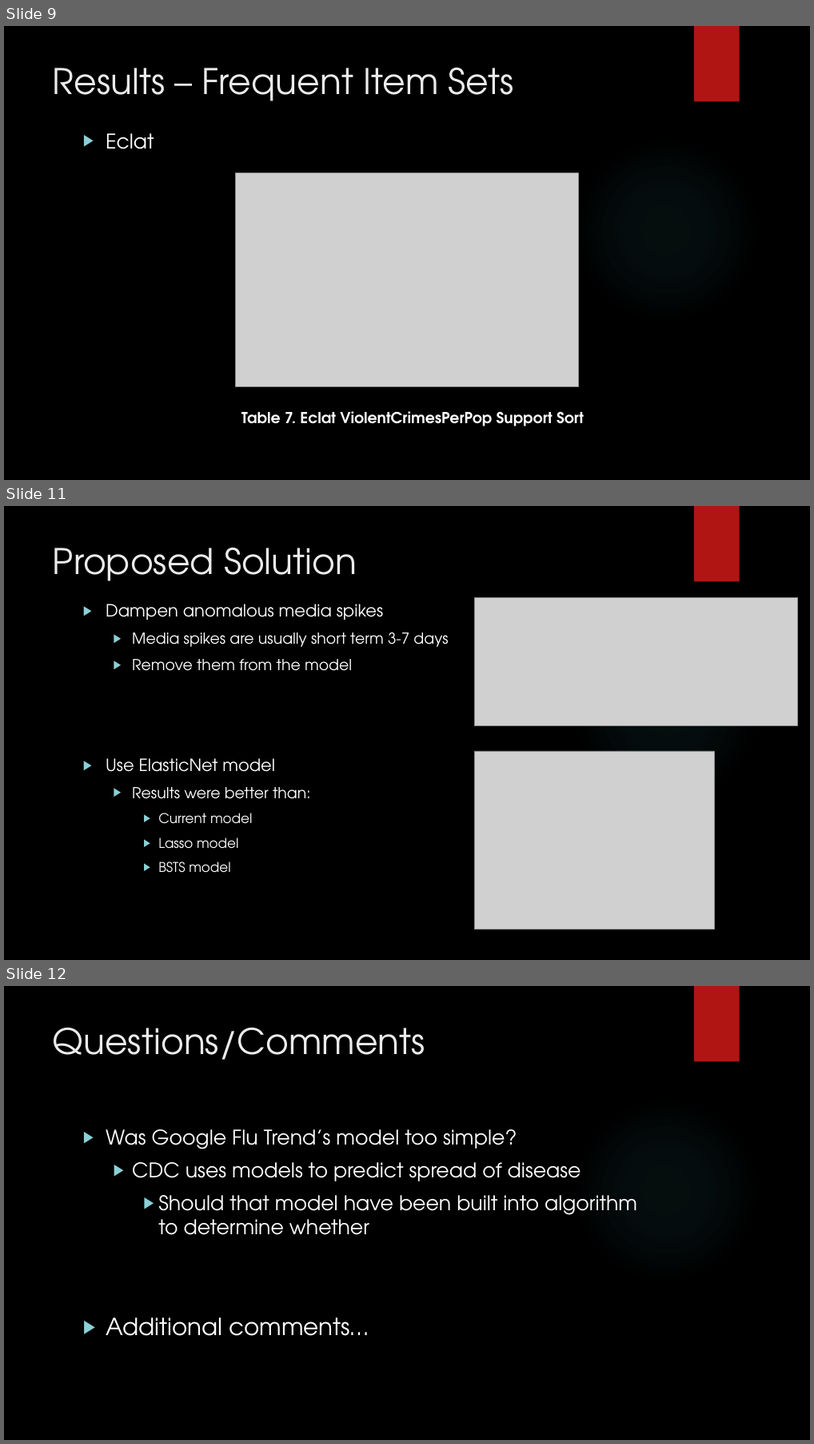
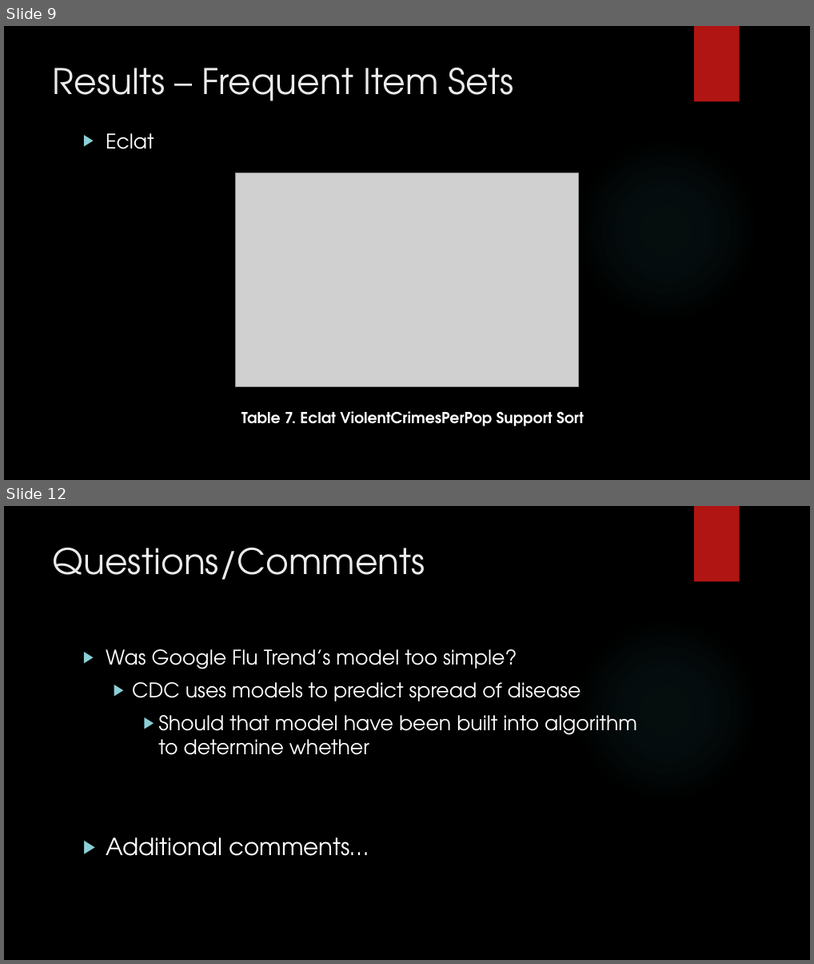
Before and after one commit to Polo08816/DataMining, a slide deck: GroupProject/GroupProject.pptx. Shown one above the other, each under a label of ours: slides 9, 11 and 12 before the commit, slides 9 and 12 after it; the slides between them are not shown. The pictures are 814x1444 and 814x964 pixels, drawn with LibreOffice and Linux fonts; fonts in the diff are those of the drawing; grey boxes stand for pictures; background and template pictures are left out. Boxes give left, top, right and bottom in pixels: in the first picture for what was removed or moved away, otherwise in the second. Text is boxed around its words. In the diff, an @@ line names an element or a change of style, - is before the commit and + after.

```diff
--- a/GroupProject/GroupProject.pptx
+++ b/GroupProject/GroupProject.pptx
@@ slide 11 removed at box(4, 506, 810, 960), background picture (left out); not listed: 2 template elements that a slide beside it also shows @@
@@ title removed at box(53, 548, 357, 581) @@
-Proposed Solution
@@ picture removed at box(474, 597, 798, 725) @@
@@ text removed at box(106, 604, 448, 872) @@
-▶ Dampen anomalous media spikes
-  ▶ Media spikes are usually short term 3-7 days
-  ▶ Remove them from the model
-▶ Use ElasticNet model
-  ▶ Results were better than:
-    ▶ Current model
-    ▶ Lasso model
-    ▶ BSTS model
@@ picture removed at box(474, 751, 715, 929) @@
```
Also in this commit, not shown: 6 slides changed, 1 slide added.
